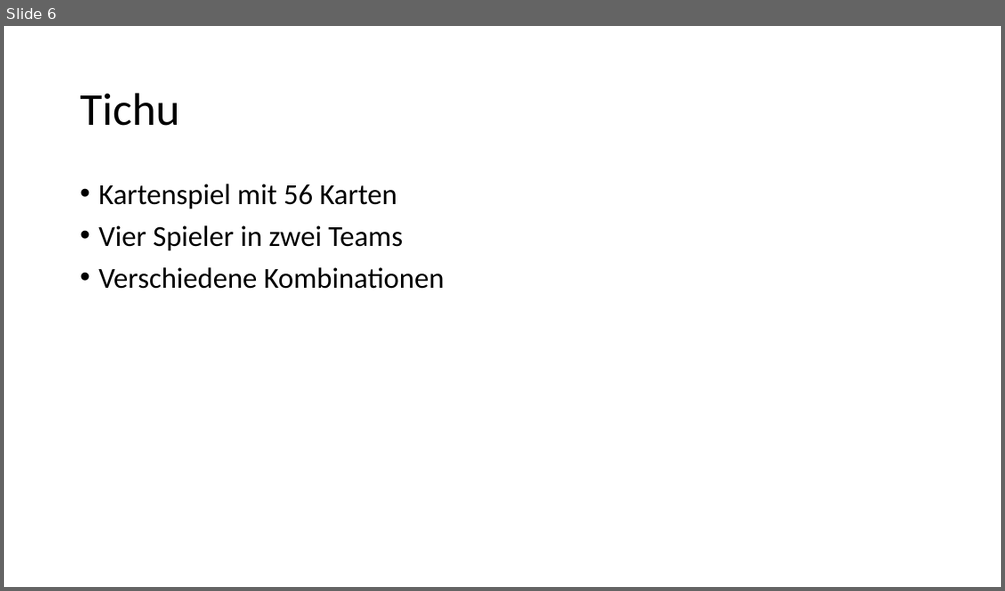
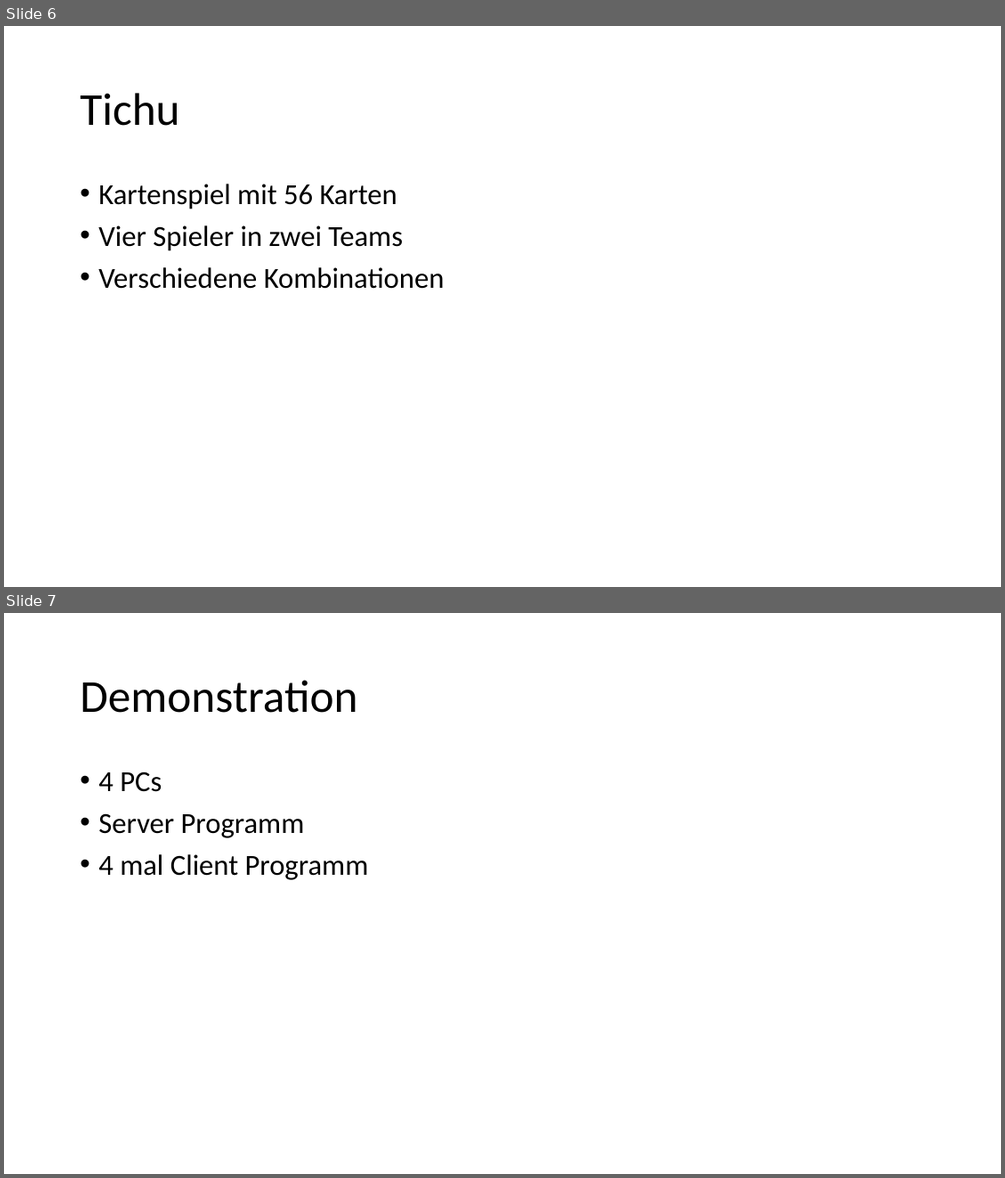
Before and after one commit to NickDenzler/MA_Praesentation, a slide deck: MA Präsentation.pptx. Shown one above the other, each under a label of ours: slide 6 before the commit, slides 6 and 7 after it. The pictures are 1005x591 and 1005x1178 pixels, drawn with LibreOffice and Linux fonts; fonts in the diff are those of the drawing. Boxes give left, top, right and bottom in pixels: in the first picture for what was removed or moved away, otherwise in the second. Text is boxed around its words. In the diff, an @@ line names an element or a change of style, - is before the commit and + after.

```diff
--- a/MA Präsentation.pptx
+++ b/MA Präsentation.pptx
@@ slide 7 added at [4, 613, 1001, 1174], background #FFFFFF @@
@@ title added at [80, 680, 357, 713], 44 pt, text #000000 @@
+Demonstration
@@ text added at [98, 771, 369, 880], 28 pt, text #000000 @@
+• 4 PCs
+• Server Programm
+• 4 mal Client Programm
```
Also in this commit, not shown: 1 other slide added, 1 slide removed.
